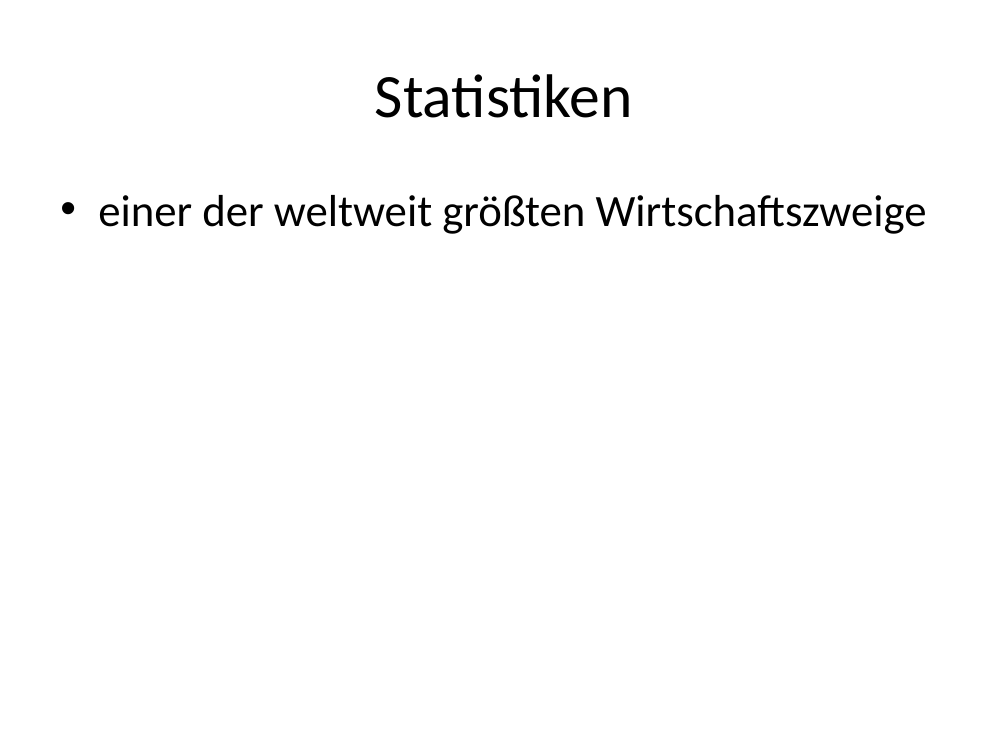
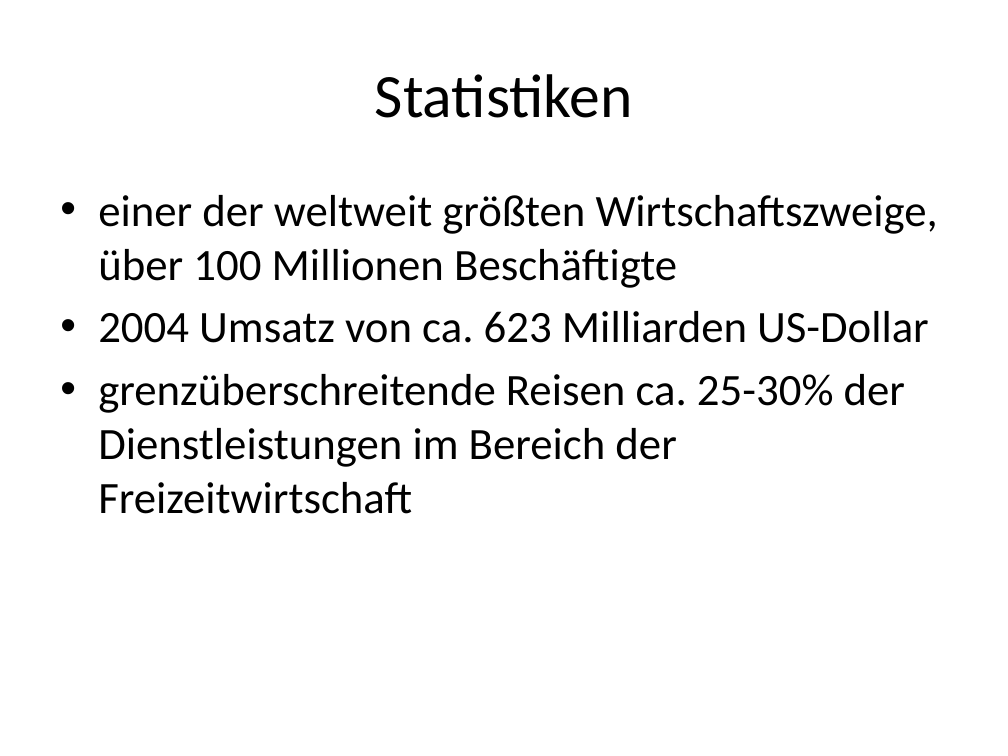
Before and after one commit to Hurafhev/flux-analytics, a slide deck: slide 4 of Tourismus in Peru.pptx. Drawn at 1008x756 pixels with LibreOffice and Linux fonts; fonts in the diff are those of the drawing. Boxes give left, top, right and bottom in pixels: in the first picture for what was removed or moved away, otherwise in the second. Text is boxed around its words. In the diff, an @@ line names an element or a change of style, - is before the commit and + after.

```diff
--- a/Tourismus in Peru.pptx
+++ b/Tourismus in Peru.pptx
@@ text at (98,195,938,514): text changed @@
-• einer der weltweit größten Wirtschaftszweige
+• einer der weltweit größten Wirtschaftszweige, über 100 Millionen Beschäftigte
+• 2004 Umsatz von ca. 623 Milliarden US-Dollar
+• grenzüberschreitende Reisen ca. 25-30% der Dienstleistungen im Bereich der Freizeitwirtschaft
```
Also in this commit, not shown: 2 other slides changed, 11 slides added, 1 slide removed.
